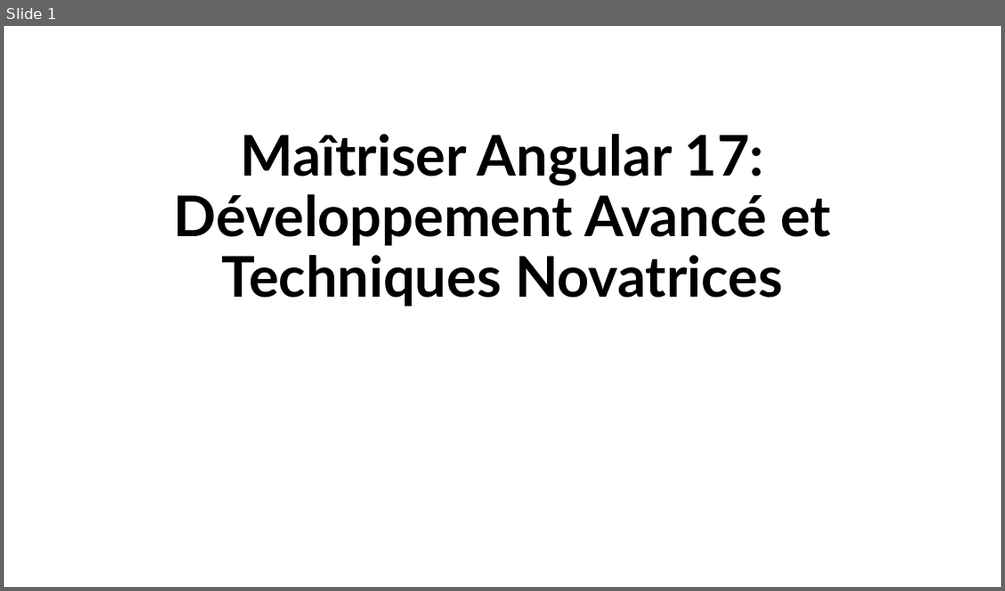
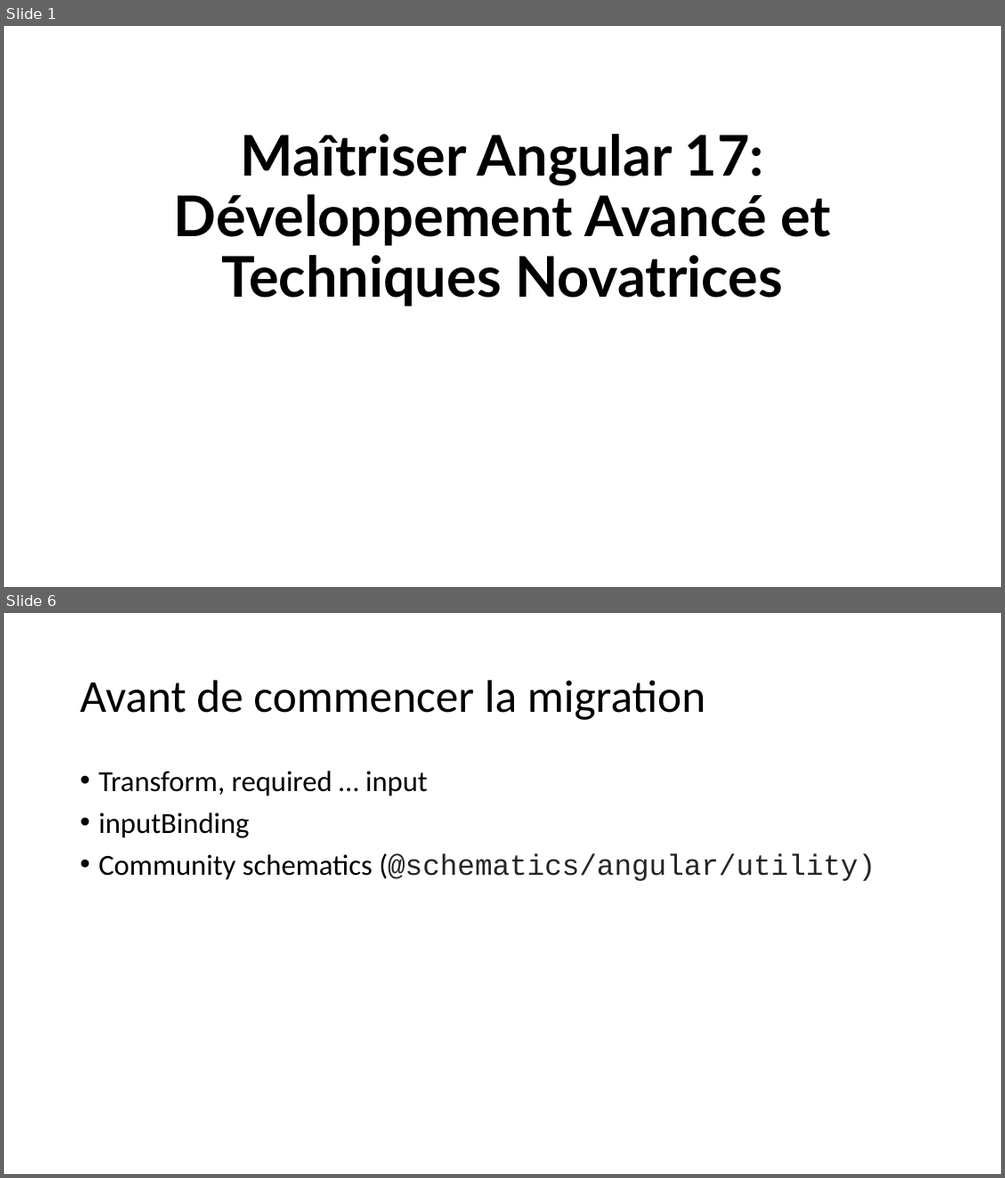
Before and after one commit to yatho/atelier-Angular17, a slide deck: Présentation.pptx. Shown one above the other, each under a label of ours: slide 1 before the commit, slides 1 and 6 after it; the slides between them are not shown. The pictures are 1005x591 and 1005x1178 pixels, drawn with LibreOffice and Linux fonts; fonts in the diff are those of the drawing. Boxes give left, top, right and bottom in pixels: in the first picture for what was removed or moved away, otherwise in the second. Text is boxed around its words. In the diff, an @@ line names an element or a change of style, - is before the commit and + after.

```diff
--- a/Présentation.pptx
+++ b/Présentation.pptx
@@ slide 6 added at <box>4,613,1001,1174</box>, background #FFFFFF @@
@@ title added at <box>80,680,705,720</box>, 44 pt, text #000000 @@
+Avant de commencer la migration
@@ text added at <box>98,771,875,881</box>, 28 pt, text #000000 @@
+• Transform, required … input
+• inputBinding
+• Community schematics (@schematics/angular/utility)
```
Also in this commit, not shown: 3 slides changed, 11 other slides added, 1 slide removed, 2 other files.
